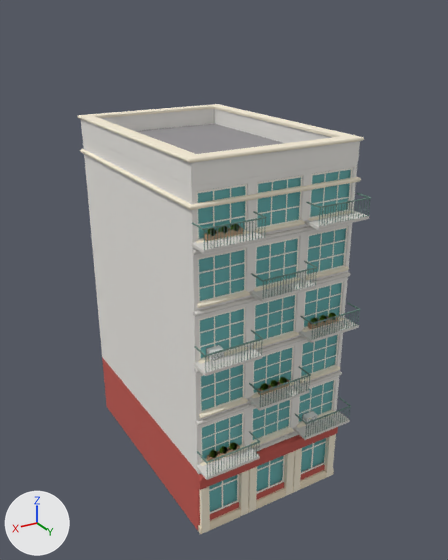
Before and after pictures for a commit that changed the glTF model Assets/TumbangPreso/Art/Kanto/Models/panel_5.glb.
One viewpoint serves both versions: a 50 mm camera at (21.8, 23.2, 26.5) aimed at (4.4, -5.7, 12.0). Lighting does not change. The marker at lower left points along +X, +Y and +Z. The older version comes first. Vertices at exactly the same position are counted once.

Names of what the first picture shows: 'frames', 'props', 'shell', 'trim' and 1 more.
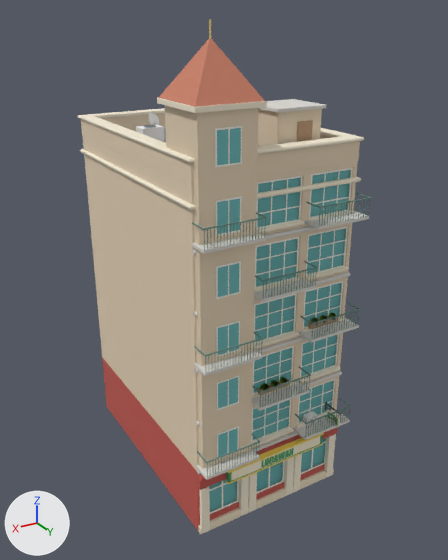
Boxes (x1, y1, x2, y2) around the edits, measured in the pictures (448 x 560 px):
'props', reshaped (31% wider, 60% taller)
    before: (192, 193, 371, 480)
    after: (136, 19, 371, 480)
'sign_lugawan', added
    after: (226, 433, 324, 484)
    faces in mat_sign_cream (pale yellow #f8efd4): (231, 436, 320, 480)
    faces in mat_sign_gold (yellow #fada59): (226, 433, 324, 484)
    faces in mat_sign_leaf (green #509e65): (226, 435, 322, 483)
'sign_lugawan_text', added
    after: (261, 448, 294, 468)
'blade_bowl', added
    after: (324, 402, 341, 428)
part 1 of me_shell, recoloured (white to beige)
    both: (83, 136, 358, 471)
part 2 of me_trim, recoloured (white to beige)
    both: (81, 113, 360, 186)
part 3 of me_props, added (pale yellow)
    after: (157, 98, 267, 113)
part 4 of me_props, added
    after: (136, 19, 327, 469)

What changed in the scene script:
```text
Change me_shell:
    where me_shell.from_pydata(...)  # 1676 vertices, 3348 faces; spans x 0.0..9.5, y -14.0..0.0, z 0.0..19.7
    me_shell part 1: 2286 faces spanning x 0.0..9.5, y -14.0..0.0, z 4.2..19.7 switch from mat_panel (white #edebe6) to mat_panel_sand (beige #e7d4b8)
Change me_trim:
    where me_trim.from_pydata(...)  # 2308 vertices, 4504 faces; spans x -0.2..9.7, y -14.2..0.4, z 0.0..20.9
    me_trim part 2: all 224 faces that had it switch from mat_panel (white #edebe6) to mat_panel_sand (beige #e7d4b8)
Change me_props:
    remove me_props.from_pydata(...)  # 13832 vertices, 26770 faces; spans x -0.06..9.56, y -0.23..1.11, z 4.49..18.03
    add me_props.from_pydata(...)  # 15676 vertices, 30338 faces; spans x -0.06..9.65, y -11.95..1.11, z 4.2..26.25
    me_props part 3: the loose piece of 56 vertices spanning x 6.28..9.55, y 0.0..1.1, z 16.89..17.05 is copied, and the copy is scaled about its middle by (1.07, 3.2, 1.52), then moved by (-0.02, -1.6, 5.95), in mat_stone (pale yellow #f7edd7); it spans x 6.15..9.65, y -2.8..0.7, z 22.8..23.04
    me_props part 4: 1676 vertices added at x 1.09..9.63, y -11.95..0.68, z 4.2..26.25
    other edits to the shape of me_props do not show in these pictures
    add me_props.materials.append(mat_panel_sand)  # beige #e7d4b8
    add me_props.materials.append(mat_glass)  # cyan #6fbcbc
    add me_props.materials.append(mat_stone)  # pale yellow #f7edd7
    add me_props.materials.append(mat_roof_tile)  # orange #cb8169
    add me_props.materials.append(mat_brass)  # yellow #ddc47c
    add me_props.materials.append(mat_metal_dark)  # dark grey #61696c
Add ob_blade_bowl:
    ob_blade_bowl = bpy.data.objects.new('blade_bowl', me_blade_bowl)  # 2618 vertices, 5152 faces; spans x 0.77..1.03, y -0.02..1.325, z 4.178..5.56; in mat_sign_iron (dark grey #4b4b4b), mat_sign_leaf (green #509e65), mat_sign_cream (pale yellow #f8efd4), mat_wood (brown #b59373), mat_white (white #f3f3f1), mat_sign_gold (yellow #fada59)
    ob_blade_bowl.location = (0.0, 0.0, 0.0)
Add ob_sign_lugawan_text:
    ob_sign_lugawan_text = bpy.data.objects.new('sign_lugawan_text', me_sign_lugawan_text)  # 1602 vertices, 3184 faces; spans x 3.66..5.84, y 0.64..0.67, z 3.36..3.85; in mat_sign_leaf (green #509e65)
    ob_sign_lugawan_text.location = (0.0, 0.0, 0.0)
Add ob_sign_lugawan:
    ob_sign_lugawan = bpy.data.objects.new('sign_lugawan', me_sign_lugawan)  # 576 vertices, 1136 faces; spans x 1.5..8.0, y 0.38..0.71, z 3.18..4.06; in mat_sign_leaf (green #509e65), mat_sign_gold (yellow #fada59), mat_sign_cream (pale yellow #f8efd4)
    ob_sign_lugawan.location = (0.0, 0.0, 0.0)
```
